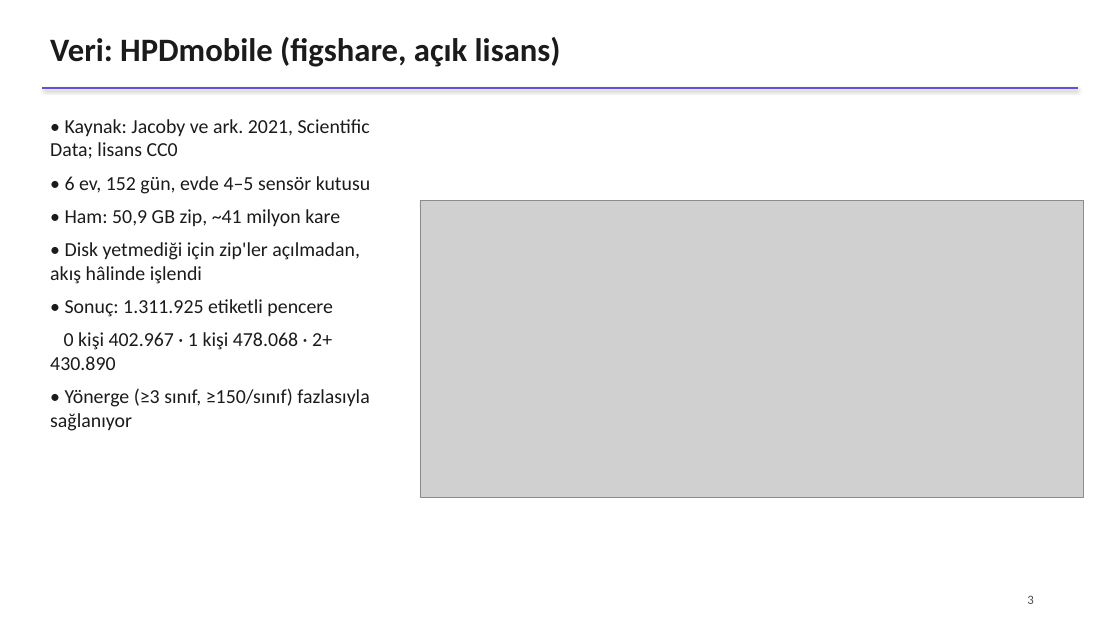
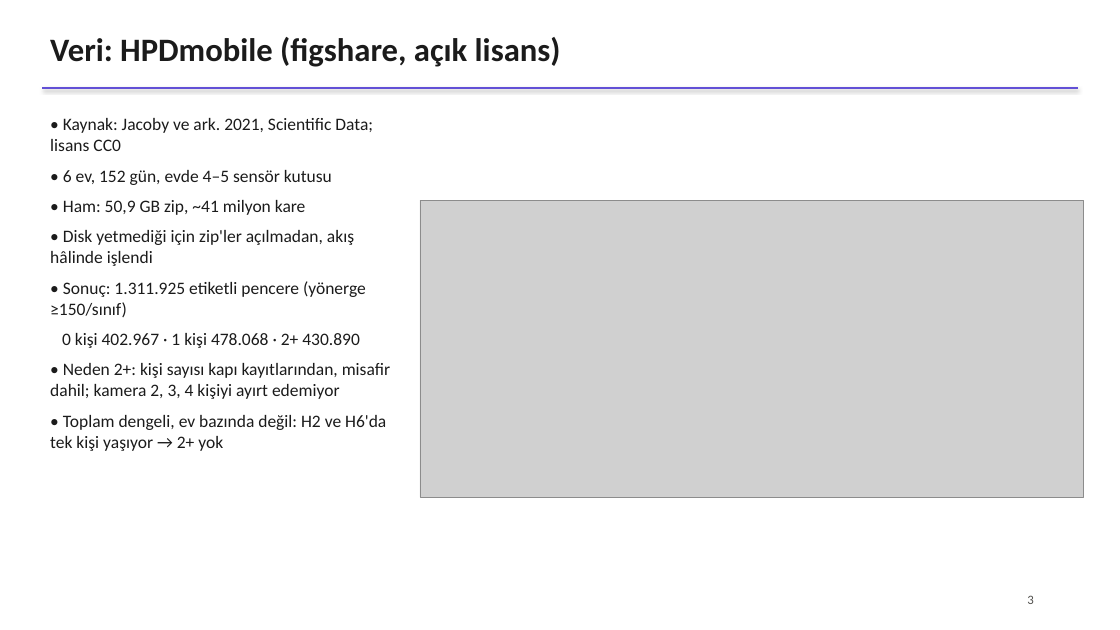
Before and after one commit to ksilverstone/hpdmobile-doluluk-tespiti, a slide deck: slide 3 of reports/sunum.pptx. Drawn at 1120x630 pixels with LibreOffice and Linux fonts; fonts in the diff are those of the drawing; grey boxes stand for pictures. Boxes give left, top, right and bottom in pixels: in the first picture for what was removed or moved away, otherwise in the second. Text is boxed around its words. In the diff, an @@ line names an element or a change of style, - is before the commit and + after.

```diff
--- a/reports/sunum.pptx
+++ b/reports/sunum.pptx
@@ text at [50,118,373,348]: size 17 to 15 pt in "• Kaynak: Jacoby ve ark. 2021, Scientific ...", "• 6 ev, 152 gün, evde 4–5 ...", "• Ham: 50,9 GB zip, ~41 milyon ...", "• Disk yetmediği için zip'ler açılmadan, akış ..." and 1 more places @@
@@ text at [50,281,366,317]: text changed; size 17 to 15 pt @@
-• Sonuç: 1.311.925 etiketli pencere
+• Sonuç: 1.311.925 etiketli pencere (yönerge ≥150/sınıf)
@@ text at [50,363,390,451]: text changed; size 17 to 15 pt @@
-• Yönerge (≥3 sınıf, ≥150/sınıf) fazlasıyla sağlanıyor
+• Neden 2+: kişi sayısı kapı kayıtlarından, misafir dahil; kamera 2, 3, 4 kişiyi ayırt edemiyor
+• Toplam dengeli, ev bazında değil: H2 ve H6'da tek kişi yaşıyor → 2+ yok
```
Also in this commit, not shown: 4 other slides changed, 1 other file.
